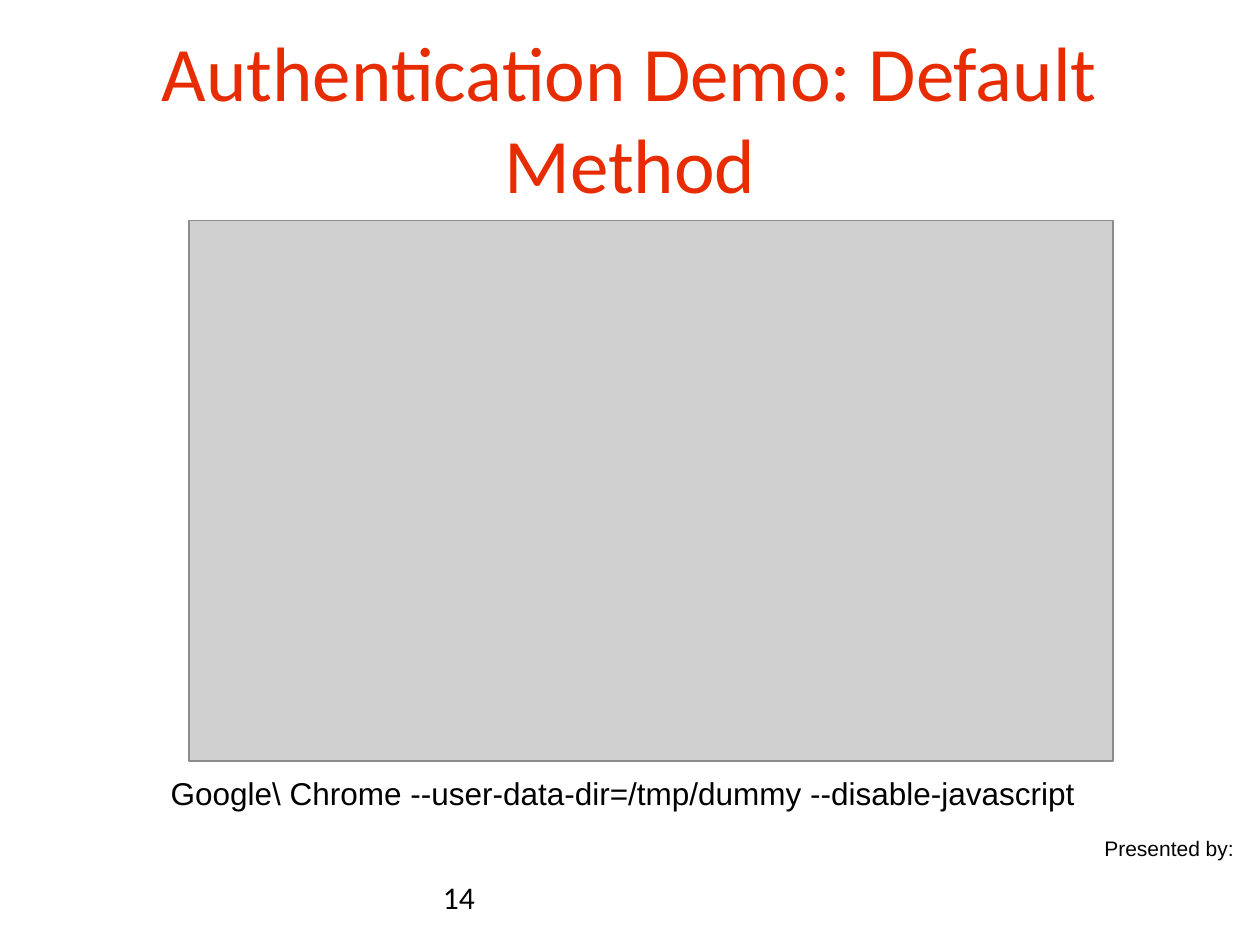
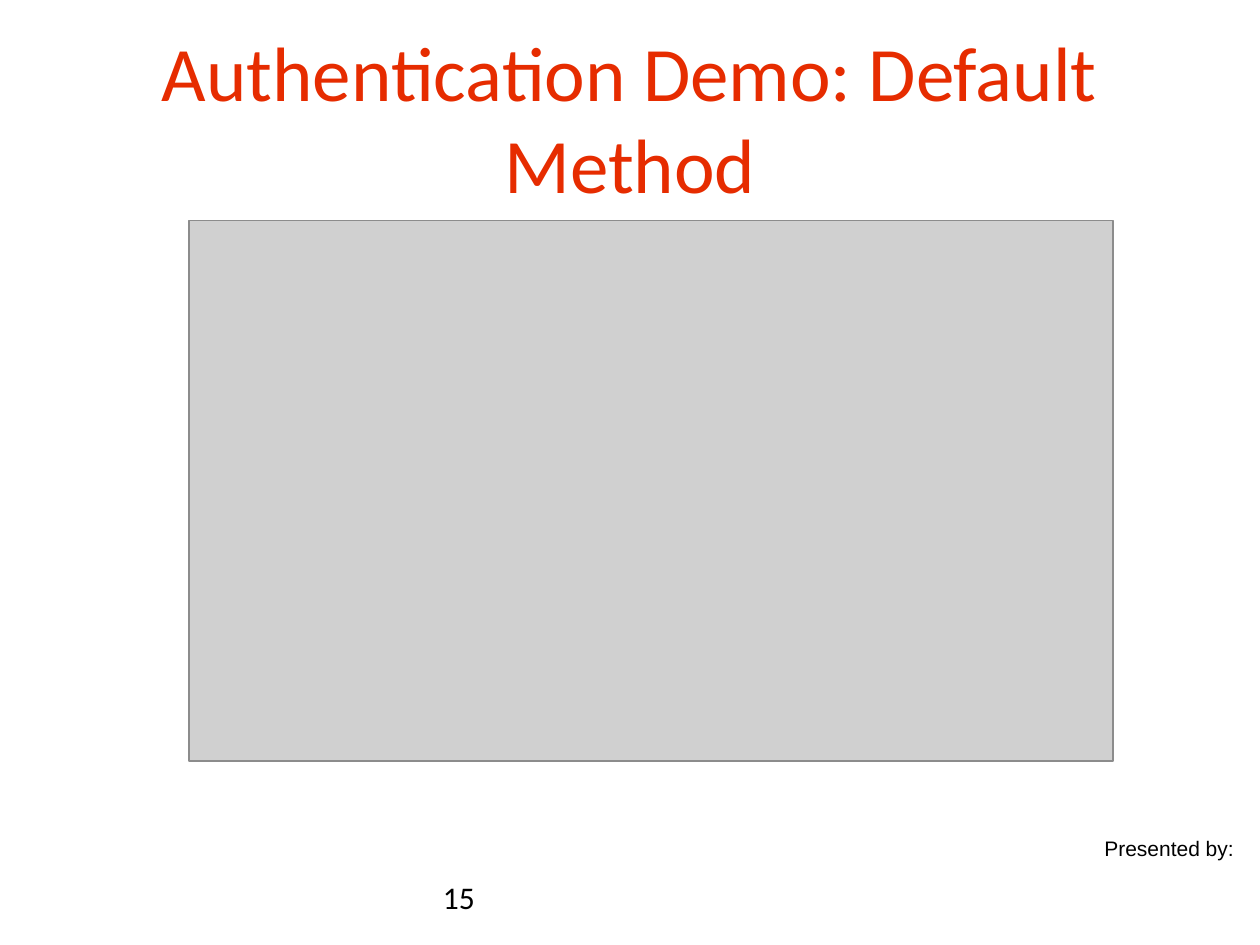
Before and after one commit to danielsomerfield/app-sec-presentation, a slide deck: slide 15 of AppSec Presentation Deck Day 3.ppt (slide 14 before the commit). Drawn at 1260x945 pixels with LibreOffice and Linux fonts; fonts in the diff are those of the drawing; grey boxes stand for pictures; background and template pictures are left out. Boxes give left, top, right and bottom in pixels: in the first picture for what was removed or moved away, otherwise in the second. Text is boxed around its words. In the diff, an @@ line names an element or a change of style, - is before the commit and + after.

```diff
--- a/AppSec Presentation Deck Day 3.ppt
+++ b/AppSec Presentation Deck Day 3.ppt
@@ text removed at (171, 782, 1074, 811) @@
-Google\ Chrome --user-data-dir=/tmp/dummy --disable-javascript
@@ page number at (443, 888, 475, 910): text changed @@
-14
+15
```
Also in this commit, not shown: 4 other slides changed, 2 slides added, 1 other file.
